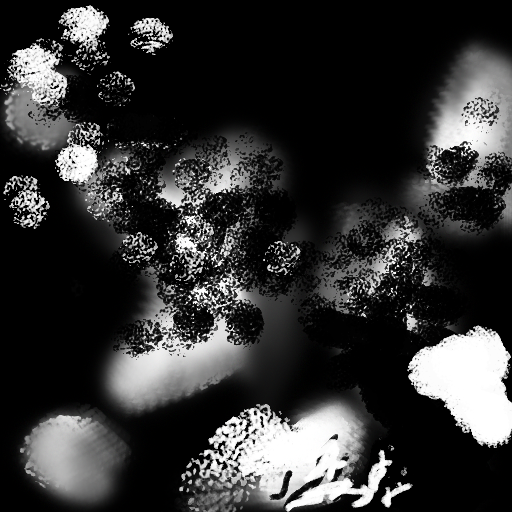
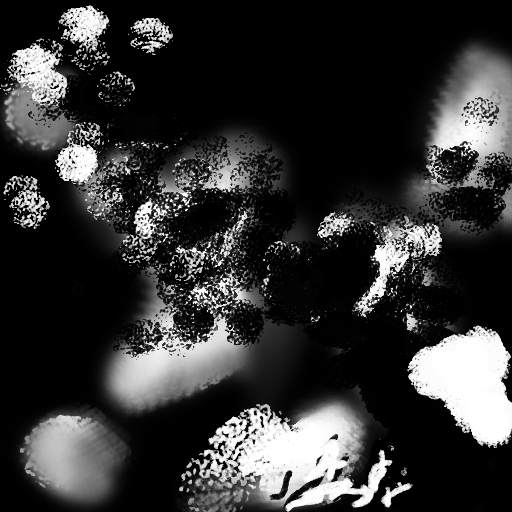
Two versions of the same layered image (512 x 512). Layer-by-layer changes:
painted on "Layer 2" over [133, 187, 442, 326]
